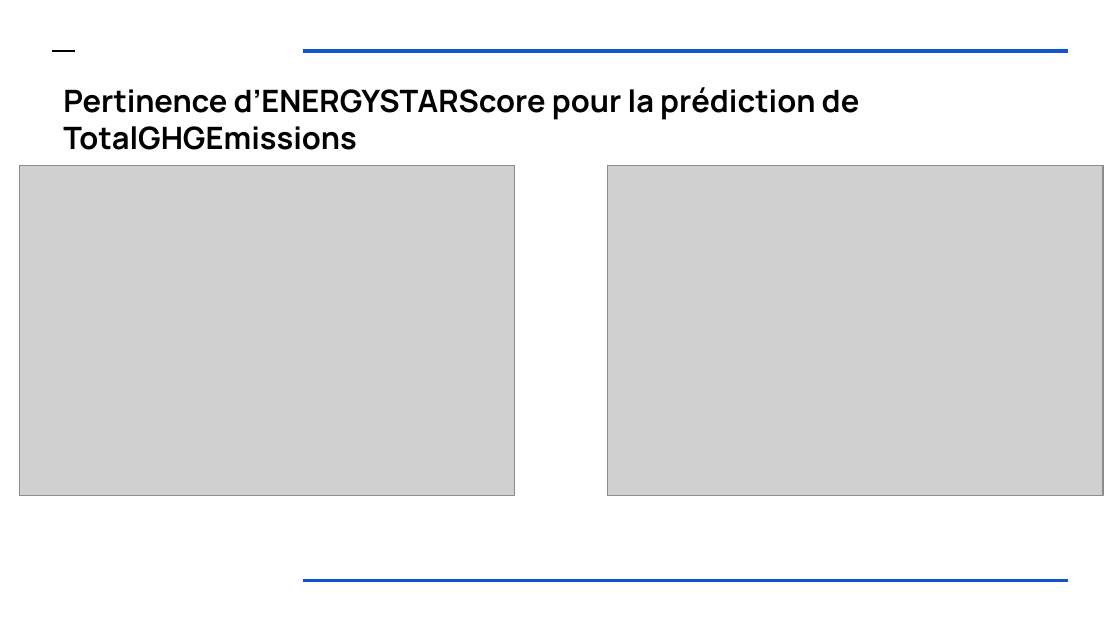
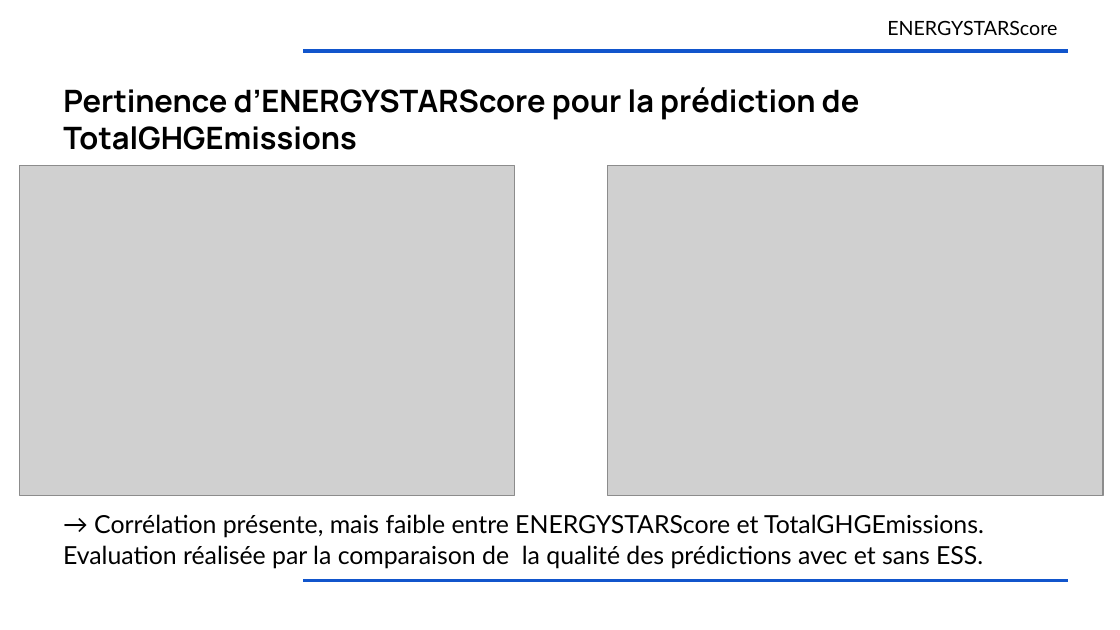
Before and after one commit to OlivierLegrand/P7, a slide deck: slide 31 of P4/anticipez la consommation électrique de bâtiments.pptx (slide 28 before the commit). Drawn at 1120x630 pixels with LibreOffice and Linux fonts; fonts in the diff are those of the drawing; grey boxes stand for pictures. Boxes give left, top, right and bottom in pixels: in the first picture for what was removed or moved away, otherwise in the second. Text is boxed around its words. In the diff, an @@ line names an element or a change of style, - is before the commit and + after.

```diff
--- a/P4/anticipez la consommation électrique de bâtiments.pptx
+++ b/P4/anticipez la consommation électrique de bâtiments.pptx
@@ title added at [887, 20, 1057, 35], 12.6 pt, text #000000 @@
+ENERGYSTARScore
@@ line removed from (53, 50) to (75, 50) @@
@@ text added at [63, 514, 984, 569], 16 pt, text #000000 @@
+→ Corrélation présente, mais faible entre ENERGYSTARScore et TotalGHGEmissions. Evaluation réalisée par la comparaison de la qualité des prédictions avec et sans ESS.
```
Also in this commit, not shown: 24 other slides changed, 13 slides added, 9 slides removed, 3 other files.
